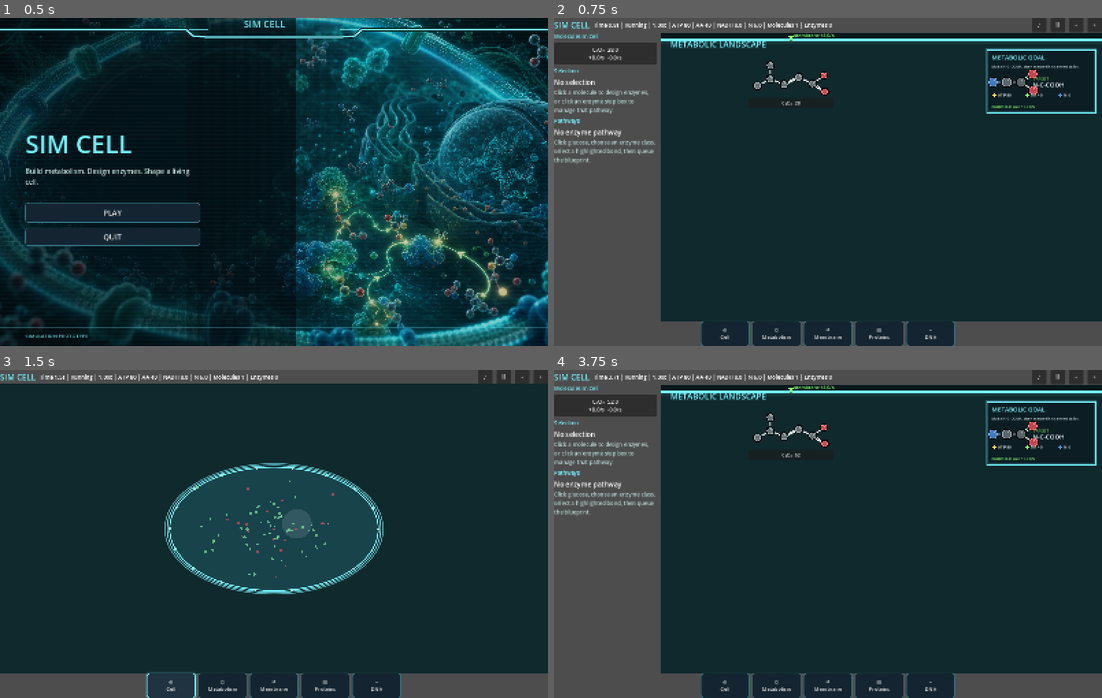
Above: before the commit, frames 1-4 (two rows, left to right).
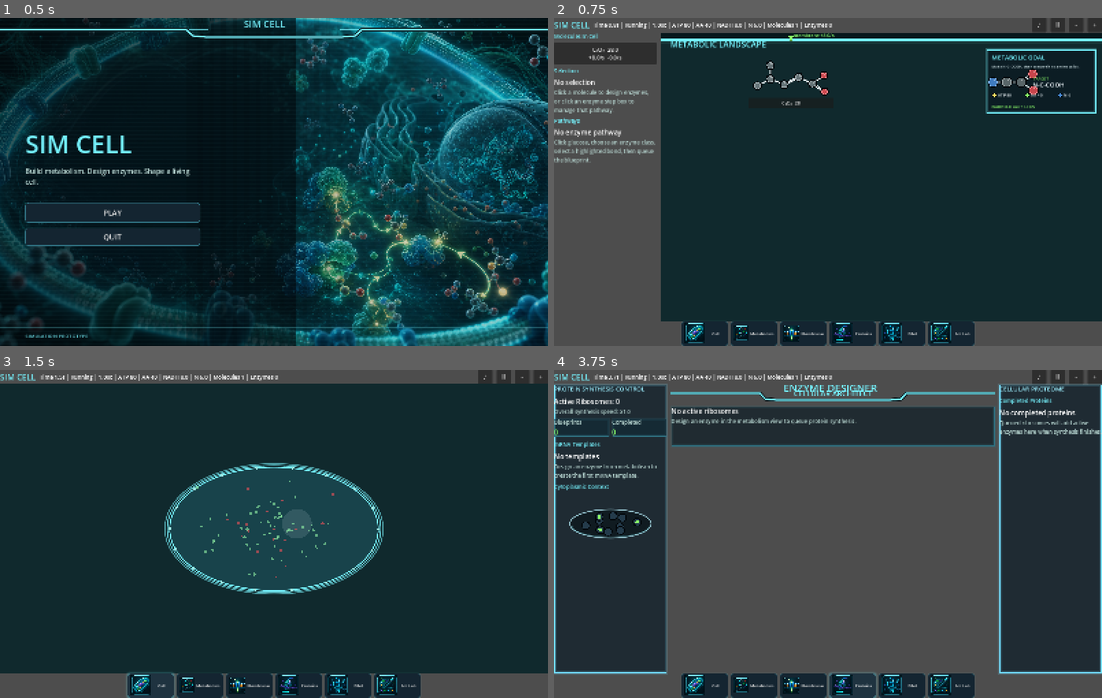
Above: after the commit, the same moments.

Repository: EliasEnglund/SimCell
Game: Godot game, scene res://scenes/main.tscn
Two runs of this game, one before a commit and one after it. Both use one fixed random seed, a clock stepped at 60 frames per second and the inputs below.
Inputs (mouse positions are in pixels of both pictures, inside the frame that each line leads up to):
- Up to frame 1 (0.5 s): no input
- Up to frame 2 (0.75 s): click "PLAY" at 0.5 s
- Up to frame 3 (1.5 s): click (153, 684) at 1.25 s, where only the run after the commit has a clickable "Cell"
- Up to frame 4 (3.75 s): click (751, 684) at 2 s, where only the run after the commit has a clickable "Metabolism"; click (806, 684) at 2.75 s, where only the run after the commit has a clickable "Membrane"; click (855, 684) at 3.5 s, where only the run after the commit has a clickable "Proteins"

Frame 1 is identical in both runs. In frame 2, 1.7% of the frame differs, in the area x 23-77%, y 92-100%; in frame 3, 1.8%; in frame 4, 68%, in the area x 0-100%, y 4-100%.

Commit message:
Add art lab view and generated icon assets

Diff:
--- a/scripts/ui/main.gd
+++ b/scripts/ui/main.gd
@@ -4,6 +4,15 @@
 const MoleculeCanvasScript := preload("res://scripts/ui/molecule_canvas.gd")
 const MetabolismWorkspaceScript := preload("res://scripts/ui/metabolism_workspace.gd")
 const SimulationStateScript := preload("res://scripts/core/simulation_state.gd")
+
+const VIEW_ICON_PATHS := {
+	"cell": "res://assets/art_lab/icons/views/cell.png",
+	"metabolism": "res://assets/art_lab/icons/views/metabolism.png",
+	"membrane": "res://assets/art_lab/icons/views/membrane.png",
+	"proteins": "res://assets/art_lab/icons/views/proteins.png",
+	"dna": "res://assets/art_lab/icons/views/dna.png",
+	"art_lab": "res://assets/art_lab/icons/views/art_lab.png"
+}
 
 var sim = SimulationStateScript.new()
 var root: VBoxContainer
@@ -165,21 +174,24 @@
 	bottom_nav.add_theme_constant_override("separation", 8)
 	root.add_child(bottom_nav)
 	for item in [
-		["◎", "Cell", "cell"],
-		["⌬", "Metabolism", "metabolism"],
-		["⇄", "Membrane", "membrane"],
-		["▤", "Proteins", "proteins"],
-		["⌁", "DNA", "dna"]
+		["Cell", "cell"],
+		["Metabolism", "metabolism"],
+		["Membrane", "membrane"],
+		["Proteins", "proteins"],
+		["DNA", "dna"],
+		["Art Lab", "art_lab"]
 	]:
 		var button := Button.new()
-		button.text = "%s\n%s" % [item[0], item[1]]
-		button.custom_minimum_size = Vector2(142, 58)
-		button.add_theme_font_size_override("font_size", 15)
+		button.text = item[0]
+		button.icon = load(str(VIEW_ICON_PATHS.get(item[1], "")))
+		button.expand_icon = true
+		button.custom_minimum_size = Vector2(136, 62)
+		button.add_theme_font_size_override("font_size", 12)
 		button.add_theme_stylebox_override("normal", _nav_style(false))
 		button.add_theme_stylebox_override("hover", _nav_style(true))
 		button.add_theme_stylebox_override("pressed", _nav_style(true))
 		button.add_theme_stylebox_override("focus", StyleBoxEmpty.new())
-		button.pressed.connect(func(view_id = item[2]): _show_view(view_id))
+		button.pressed.connect(func(view_id = item[1]): _show_view(view_id))
 		bottom_nav.add_child(button)
 
 func _setup_music() -> void:
@@ -215,6 +227,8 @@
 		_build_protein_view()
 	elif view_id == "dna":
 		_build_placeholder("DNA TECH TREE", "DNA research unlocks new transporters, enzyme classes, movement, and defense.")
+	elif view_id == "art_lab":
+		_build_art_lab_view()
 	_refresh()
 
 func _build_cell_view() -> void:
@@ -341,6 +355,93 @@
 	box.set_anchors_preset(Control.PRESET_FULL_RECT)
 	content.add_child(box)
 	box.add_child(_title(title, subtitle))
+
+func _build_art_lab_view() -> void:
+	var scroll := ScrollContainer.new()
+	scroll.set_anchors_preset(Control.PRESET_FULL_RECT)
+	content.add_child(scroll)
+	var margin := MarginContainer.new()
+	margin.size_flags_horizontal = Control.SIZE_EXPAND_FILL
+	margin.add_theme_constant_override("margin_left", 26)
+	margin.add_theme_constant_override("margin_right", 26)
+	margin.add_theme_constant_override("margin_top", 18)
+	margin.add_theme_constant_override("margin_bottom", 18)
+	scroll.add_child(margin)
+	var stack := VBoxContainer.new()
+	stack.size_flags_horizontal = Control.SIZE_EXPAND_FILL
+	stack.add_theme_constant_override("separation", 18)
+	margin.add_child(stack)
+	stack.add_child(_title("ART LAB", "Temporary prototype view for comparing generated UI assets and art styles."))
+	stack.add_child(_art_icon_section("Basic Resources", [
+		["Energy (ATP)", "res://assets/art_lab/icons/resources/atp.png"],
+		["Electrons (NADH)", "res://assets/art_lab/icons/resources/nadh.png"],
+		["Amino Acids", "res://assets/art_lab/icons/resources/amino_acids.png"],
+		["DNA", "res://assets/art_lab/icons/resources/dna.png"],
+		["RNA", "res://assets/art_lab/icons/resources/rna.png"]
+	]))
+	stack.add_child(_art_icon_section("Source Metabolites And Elements", [
+		["Glucose", "res://assets/art_lab/icons/elements/glucose.png"],
+		["Nitrogen", "res://assets/art_lab/icons/elements/nitrogen.png"],
+		["Sulfur", "res://assets/art_lab/icons/elements/sulfur.png"],
+		["Phosphorus", "res://assets/art_lab/icons/elements/phosphorus.png"]
+	]))
+	stack.add_child(_art_icon_section("View Navigation", [
+		["Cell", VIEW_ICON_PATHS["cell"]],
+		["Metabolism", VIEW_ICON_PATHS["metabolism"]],
+		["Membrane", VIEW_ICON_PATHS["membrane"]],
+		["Proteins", VIEW_ICON_PATHS["proteins"]],
+		["DNA", VIEW_ICON_PATHS["dna"]],
+		["Art Lab", VIEW_ICON_PATHS["art_lab"]]
+	], 132.0))
+	stack.add_child(_art_sheet_section("Generated Sheets", [
+		["Resources", "res://assets/art_lab/sheets/resource_icons_sheet.png"],
+		["Elements", "res://assets/art_lab/sheets/source_icons_sheet.png"],
+		["Views", "res://assets/art_lab/sheets/view_icons_sheet.png"]
+	]))
+
+func _art_icon_section(label_text: String, items: Array, image_size: float = 146.0) -> Control:
+	var panel := _glow_panel(label_text)
+	var row := HBoxContainer.new()
+	row.add_theme_constant_override("separation", 12)
+	panel.add_child(row)
+	for item in items:
+		row.add_child(_art_icon_card(str(item[0]), str(item[1]), image_size))
+	return panel
+
+func _art_icon_card(label_text: String, path: String, image_size: float) -> Control:
+	var card := VBoxContainer.new()
+	card.custom_minimum_size = Vector2(maxf(150.0, image_size + 24.0), image_size + 48.0)
+	card.add_theme_constant_override("separation", 8)
+	var texture := TextureRect.new()
+	texture.texture = load(path)
+	texture.custom_minimum_size = Vector2(image_size, image_size)
+	texture.expand_mode = TextureRect.EXPAND_IGNORE_SIZE
+	texture.stretch_mode = TextureRect.STRETCH_KEEP_ASPECT_CENTERED
+	card.add_child(texture)
+	var label := Label.new()
+	label.text = label_text
+	label.horizontal_alignment = HORIZONTAL_ALIGNMENT_CENTER
+	label.add_theme_font_size_override("font_size", 13)
+	label.modulate = Color("dbeff2")
+	card.add_child(label)
+	return card
+
+func _art_sheet_section(label_text: String, items: Array) -> Control:
+	var panel := _glow_panel(label_text)
+	for item in items:
+		var title := Label.new()
+		title.text = str(item[0])
+		title.add_theme_font_size_override("font_size", 16)
+		title.modulate = Color("76f4ff")
+		panel.add_child(title)
+		var texture := TextureRect.new()
+		texture.texture = load(str(item[1]))
+		texture.custom_minimum_size = Vector2(0.0, 190.0)
+		texture.size_flags_horizontal = Control.SIZE_EXPAND_FILL
+		texture.expand_mode = TextureRect.EXPAND_IGNORE_SIZE
+		texture.stretch_mode = TextureRect.STRETCH_KEEP_ASPECT_CENTERED
+		panel.add_child(texture)
+	return panel
 
 func _refresh() -> void:
 	if status_label == null:
Binary file added: assets/art_lab/icons/elements/glucose.png
Binary file added: assets/art_lab/icons/elements/nitrogen.png
Binary file added: assets/art_lab/icons/elements/phosphorus.png
Binary file added: assets/art_lab/icons/elements/sulfur.png
Binary file added: assets/art_lab/icons/resources/amino_acids.png
Binary file added: assets/art_lab/icons/resources/atp.png
Binary file added: assets/art_lab/icons/resources/dna.png
Binary file added: assets/art_lab/icons/resources/nadh.png
Binary file added: assets/art_lab/icons/resources/rna.png
Binary file added: assets/art_lab/icons/views/art_lab.png
Binary file added: assets/art_lab/icons/views/cell.png
Binary file added: assets/art_lab/icons/views/dna.png
(and 6 more such lines)
